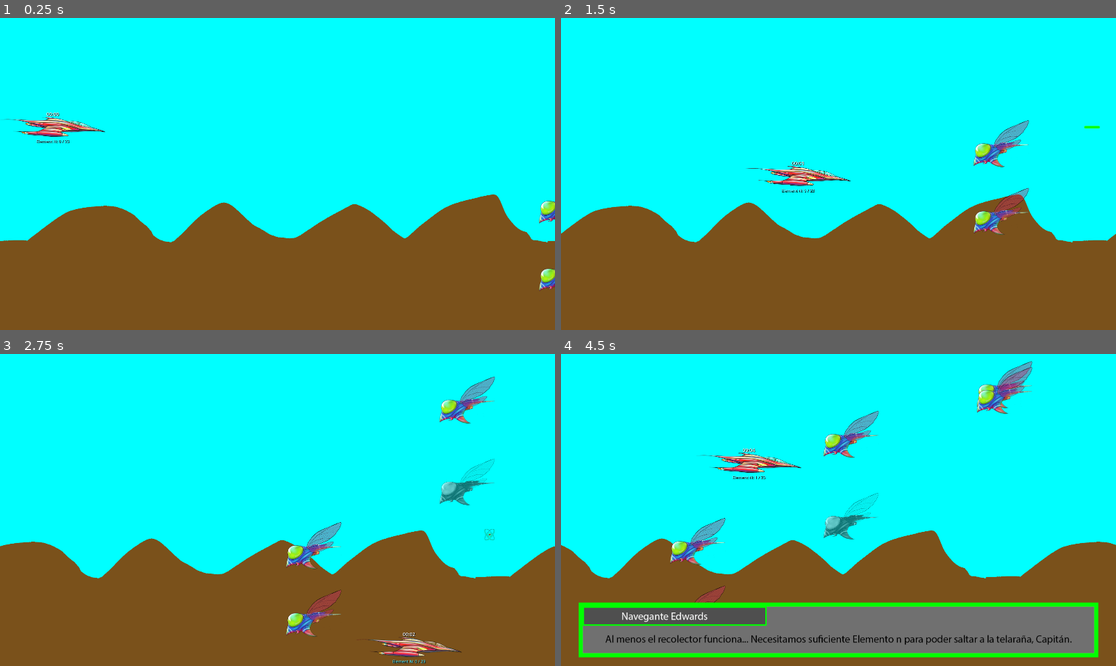
Above: before the commit, frames 1-4 (two rows, left to right).
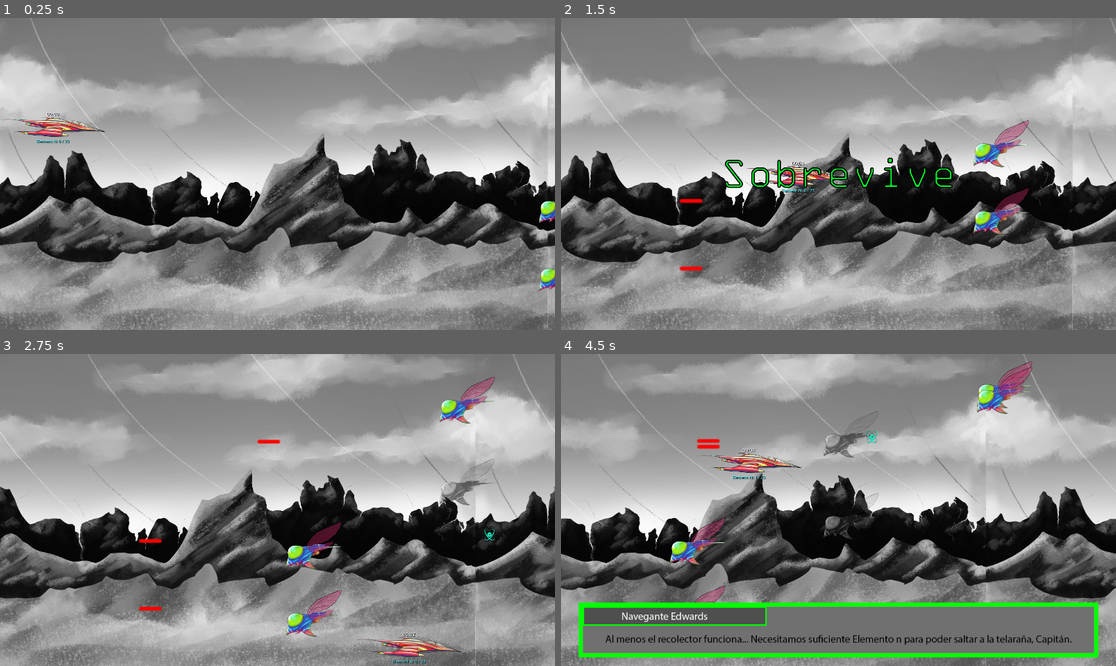
Above: after the commit, the same moments.

Repository: Valhalla-Studios/EventHorizonZero
Game: Godot game, scene res://scenes/game.tscn
Two runs of this game, one before a commit and one after it. Both use one fixed random seed, a clock stepped at 60 frames per second and the inputs below. This scene is started directly instead of the project's main scene.
Inputs:
- Up to frame 1 (0.25 s): no input
- Up to frame 2 (1.5 s): tap Enter (ui_accept) at 0.5, 0.77 s; hold Right (ui_right) 0.53-1.28 s; hold Down (ui_down) from 1.28 s (still down)
- Up to frame 3 (2.75 s): tap Enter (ui_accept) at 1.52 s; release Down (ui_down) at 2.03 s; hold Right (ui_right) from 2.03 s (still down)
- Up to frame 4 (4.5 s): release Right (ui_right) at 2.78 s; hold Up (ui_up) 2.78-3.53 s; tap Enter (ui_accept) at 3.02, 3.77 s; hold Left (ui_left) from 3.53 s (still down)

The runs differ from the first frame. In frame 1, 99% of the frame differs, in the area x 0-100%, y 0-100%; in frame 2, 99%; in frame 3, 99%; in frame 4, 82%.

Commit message:
Reajustada logica de enemigos al impactar contra jugador. Agregadas intro y ending narrativos. Fondo de primera parte del juego agregado

Diff:
--- a/scenes/Gheel.tscn
+++ b/scenes/Gheel.tscn
@@ -18,7 +18,7 @@
 element_n_scene = ExtResource("2_y4jxf")
 bullet_scene = ExtResource("3_bmatd")
 death_texture_organic = ExtResource("7_dead_organic")
-fire_interval = 1.5
+fire_interval = 0.8
 wave_speed = 3.0
 
 [node name="Sprite2D" type="Sprite2D" parent="Gheel" unique_id=2057224945]
--- a/scenes/Player.tscn
+++ b/scenes/Player.tscn
@@ -15,7 +15,7 @@
 script = ExtResource("1_p0vlq")
 speed = 850.0
 bullet_scene = ExtResource("2_3li8b")
-fire_rate = 0.2
+fire_rate = 0.4
 debug = true
 
 [node name="Sprite2D" type="Sprite2D" parent="Player" unique_id=952553384]
--- a/scenes/game.tscn
+++ b/scenes/game.tscn
@@ -4,6 +4,7 @@
 [ext_resource type="Script" uid="uid://d3k5ip4qf2cb3" path="res://scripts/Game.gd" id="1_lbhrr"]
 [ext_resource type="Texture2D" uid="uid://cv7lx5pls71cg" path="res://resources/images/backgrounds/planet01.png" id="1_planet01"]
 [ext_resource type="Texture2D" uid="uid://cxlhwlkdk6k4n" path="res://resources/images/backgrounds/planet02.png" id="1_planet02"]
+[ext_resource type="Texture2D" uid="uid://bho0by85y78hl" path="res://resources/images/ui/Survive.png" id="1_survive"]
 [ext_resource type="PackedScene" uid="uid://c8lg5vabm8qk" path="res://scenes/Player.tscn" id="1_uwrxv"]
 [ext_resource type="Script" uid="uid://bj2oa7caf63sb" path="res://scripts/EnemySpawner.gd" id="2_lnu2h"]
 [ext_resource type="PackedScene" uid="uid://cvuuu5cg6nb4o" path="res://scenes/Gheel.tscn" id="3_lbhrr"]
@@ -41,6 +42,24 @@
 script = ExtResource("2_lnu2h")
 gheel_scene = ExtResource("3_lbhrr")
 veyl_scene = ExtResource("4_veyl")
+
+[node name="UILayer" type="CanvasLayer" parent="."]
+
+[node name="Survive" type="TextureRect" parent="UILayer"]
+modulate = Color(1, 1, 1, 0)
+anchors_preset = 8
+anchor_left = 0.5
+anchor_top = 0.5
+anchor_right = 0.5
+anchor_bottom = 0.5
+offset_left = -500.0
+offset_top = -75.0
+offset_right = 500.0
+offset_bottom = 75.0
+grow_horizontal = 2
+grow_vertical = 2
+mouse_filter = 2
+texture = ExtResource("1_survive")
 
 [node name="DialogueLayer" type="CanvasLayer" parent="." unique_id=1967471419]
 script = ExtResource("6_dialogue")
--- a/scripts/Game.gd
+++ b/scripts/Game.gd
@@ -8,6 +8,7 @@
 @onready var ancestral_appears: AudioStreamPlayer = $AncestralAppears
 @onready var web_way: AudioStreamPlayer2D = $WebWay
 @onready var background = $Background
+@onready var survive_image: TextureRect = $UILayer/Survive
 
 @export var ancestral_scene: PackedScene
 @export var boss_background: Texture2D
@@ -19,9 +20,25 @@
 	Global.organic_enemy_message_shown = false
 	Global.first_organic_enemy_destroyed.connect(_on_first_organic_enemy_destroyed)
 	battle_music.play()
+	show_survive_message()
 	start_dialogue()
 	start_organic_phase_timer()
 	start_boss_timer()
+
+func show_survive_message():
+	await get_tree().create_timer(0.6).timeout
+	if ending:
+		return
+
+	var fade_in := create_tween()
+	fade_in.tween_property(survive_image, "modulate:a", 1.0, 0.2)
+	await fade_in.finished
+
+	await get_tree().create_timer(1.2).timeout
+
+	var fade_out := create_tween()
+	fade_out.tween_property(survive_image, "modulate:a", 0.0, 0.2)
+	await fade_out.finished
 
 func start_organic_phase_timer():
 	await get_tree().create_timer(60.0).timeout
@@ -48,11 +65,12 @@
 	background.set_texture(boss_background)
 	clear_battlefield()
 	await flash_white()
+	clear_battlefield()
 	boss_music.play()
 	spawn_ancestral()
 
 func clear_battlefield():
-	for enemy in get_tree().get_nodes_in_group("enemies"):
+	for enemy in get_tree().get_nodes_in_group("battlefield_enemies"):
 		var enemy_root = enemy.get_parent()
 		if enemy_root != null:
 			enemy_root.queue_free()
--- a/scripts/Player.gd
+++ b/scripts/Player.gd
@@ -102,6 +102,8 @@
 
 	if area.is_in_group("enemies"):
 		if area.has_method("is_alive") and area.is_alive():
+			if area.is_in_group("battlefield_enemies") and area.has_method("die"):
+				area.die()
 			die()
 
 func die():
--- a/scripts/ScrollingBackground.gd
+++ b/scripts/ScrollingBackground.gd
@@ -1,4 +1,6 @@
 extends Node2D
+
+const GRAYSCALE_SHADER = preload("res://resources/shaders/death_grayscale.gdshader")
 
 @export var scroll_speed := 100.0
 @export var initial_texture: Texture2D
@@ -28,3 +30,15 @@
 
 	background_a.texture = new_texture
 	background_b.texture = new_texture
+	set_grayscale(new_texture == initial_texture)
+
+func set_grayscale(enabled: bool):
+	if not enabled:
+		background_a.material = null
+		background_b.material = null
+		return
+
+	var grayscale_material := ShaderMaterial.new()
+	grayscale_material.shader = GRAYSCALE_SHADER
+	background_a.material = grayscale_material
+	background_b.material = grayscale_material
--- a/scripts/gheel.gd
+++ b/scripts/gheel.gd
@@ -25,6 +25,7 @@
 
 func _ready():
 	add_to_group("enemies")
+	add_to_group("battlefield_enemies")
 	is_organic = Global.organic != 0
 	start_y = global_position.y
 	shoot_loop()
--- a/scripts/veyl.gd
+++ b/scripts/veyl.gd
@@ -23,6 +23,7 @@
 
 func _ready():
 	add_to_group("enemies")
+	add_to_group("battlefield_enemies")
 	speed = initial_speed
 	is_organic = Global.organic != 0
 	target = get_tree().get_first_node_in_group("player") as Node2D
Binary file changed: resources/images/backgrounds/planet01.png
Binary file changed: resources/images/cutscenes/ending01.png
Binary file changed: resources/images/cutscenes/ending02.png
Binary file changed: resources/images/cutscenes/ending03.png
Binary file changed: resources/images/cutscenes/intro01.png
Binary file changed: resources/images/cutscenes/intro02.png
Binary file changed: resources/images/cutscenes/intro03.png
Binary file added: resources/images/ui/Survive.png
Not shown, added: resources/images/ui/Survive.png.import
Not shown, added: .godot-user/Godot/app_userdata/Event Horizon Zero/logs/godot2026-06-13T17.14.38.log
Not shown, added: .godot-user/Godot/app_userdata/Event Horizon Zero/logs/godot2026-06-13T17.55.35.log
Not shown, added: resources/images/backgrounds/ui.rar
